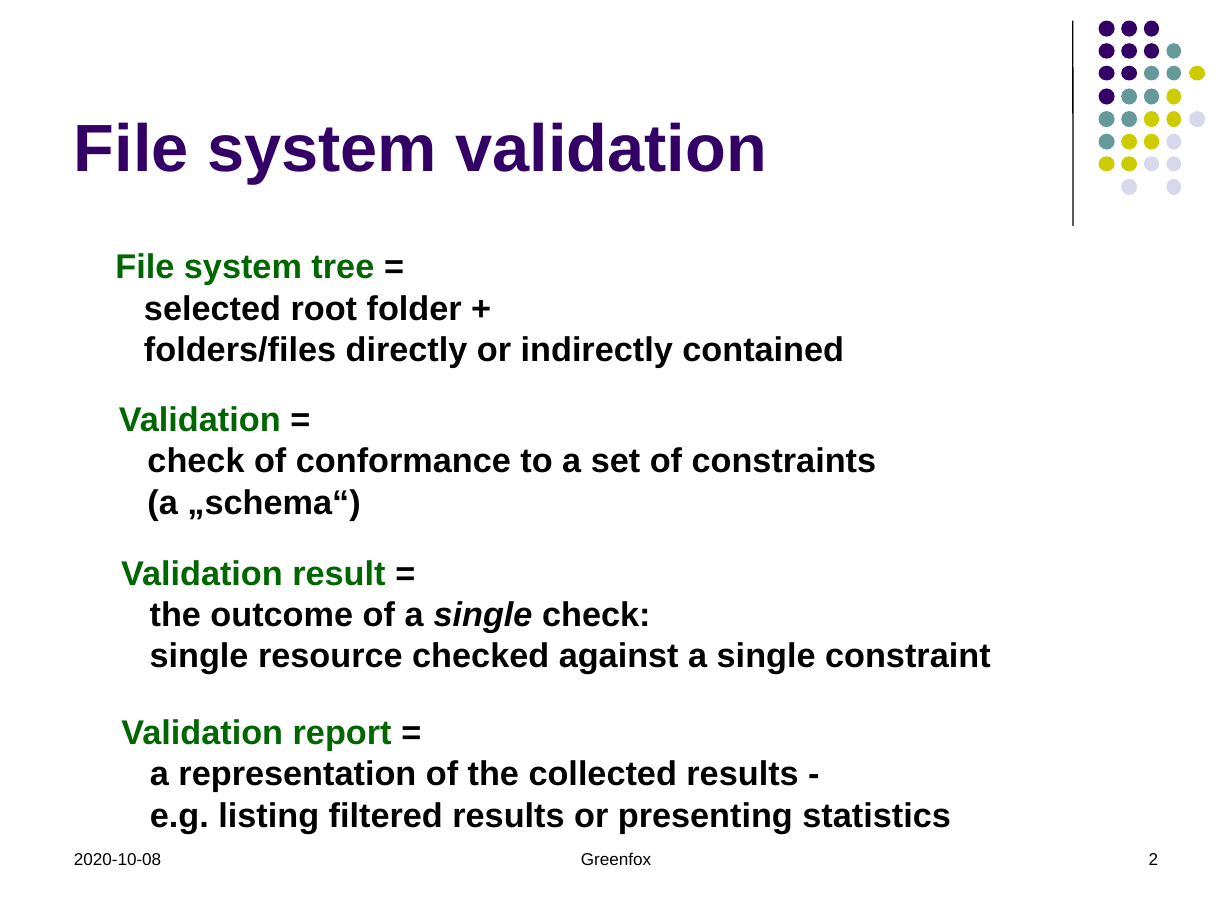
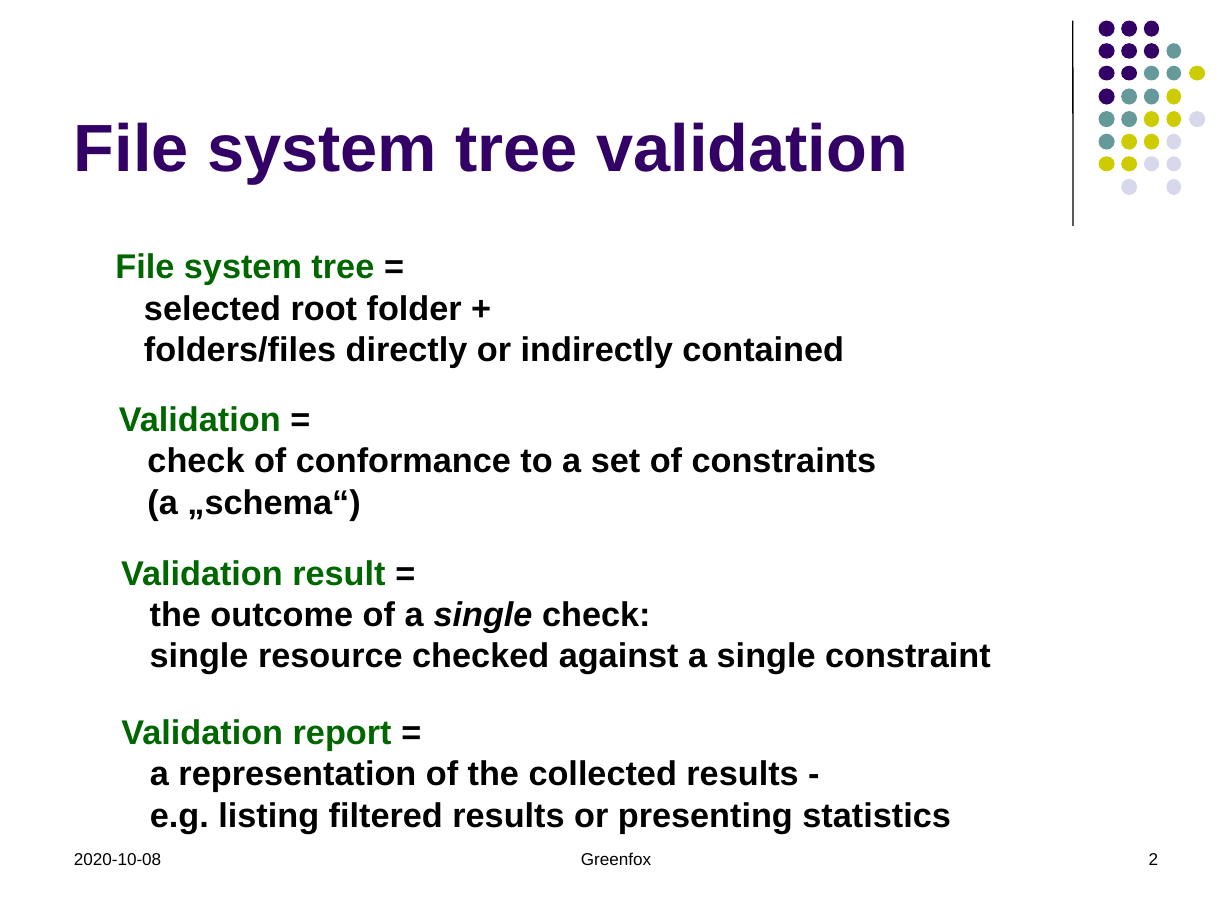
Before and after one commit to hrennau/greenfox, a slide deck: slide 2 of declarative-amsterdam-2020/an-introduction-to-greenfox/introduction-to-greenfox-part1.pptx. Drawn at 1232x924 pixels with LibreOffice and Linux fonts; fonts in the diff are those of the drawing. Boxes give left, top, right and bottom in pixels: in the first picture for what was removed or moved away, otherwise in the second. Text is boxed around its words. In the diff, an @@ line names an element or a change of style, - is before the commit and + after.

```diff
--- a/declarative-amsterdam-2020/an-introduction-to-greenfox/introduction-to-greenfox-part1.pptx
+++ b/declarative-amsterdam-2020/an-introduction-to-greenfox/introduction-to-greenfox-part1.pptx
@@ title at <box>74,122,908,183</box>: text changed @@
-File system validation
+File system tree validation
```
Also in this commit, not shown: 2 other slides changed, 11 other files.
